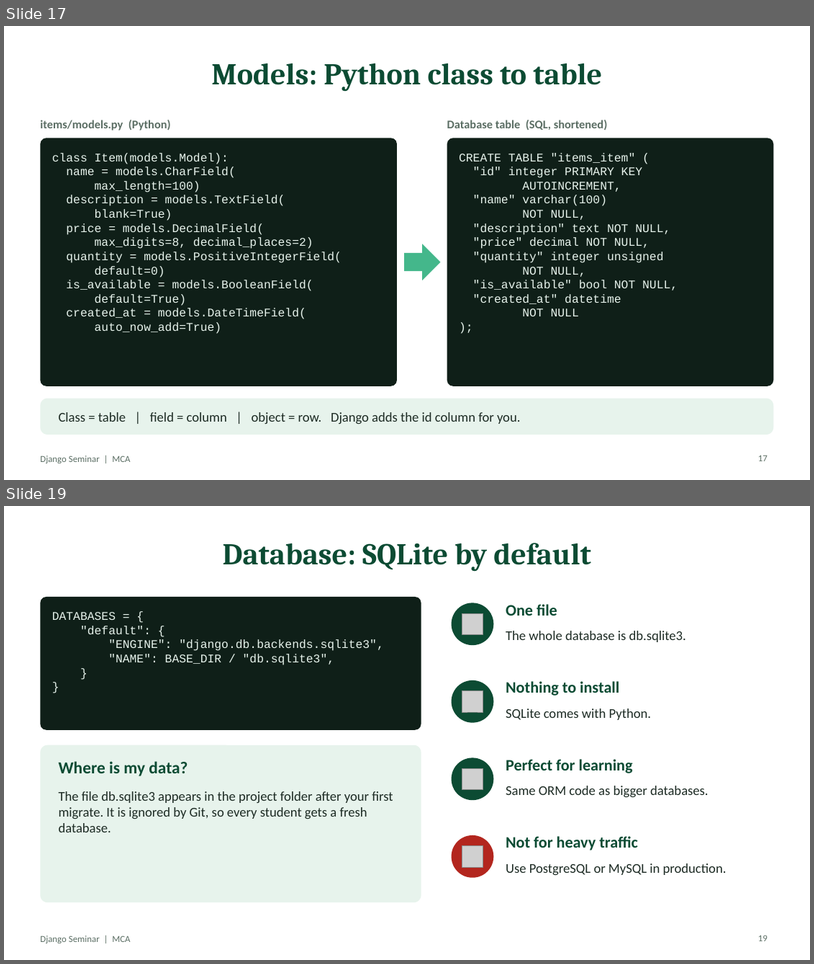
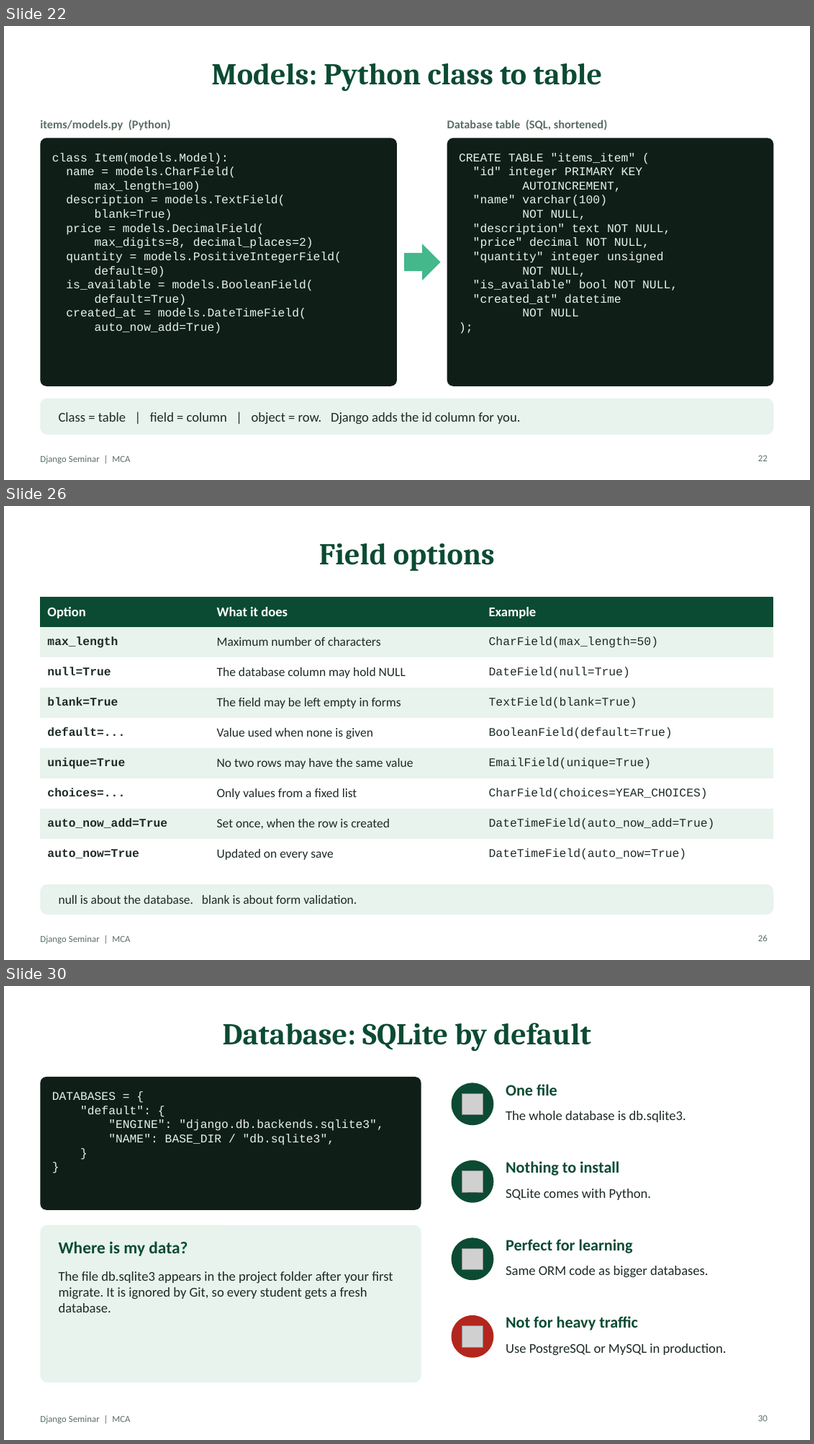
Before and after one commit to MrNihalT/mca, a slide deck: django-seminar/slides/Django-Seminar.pptx. Shown one above the other, each under a label of ours: slides 17 and 19 before the commit, slides 22, 26 and 30 after it; the slides between them are not shown. The pictures are 814x964 and 814x1444 pixels, drawn with LibreOffice and Linux fonts; fonts in the diff are those of the drawing; grey boxes stand for pictures. Boxes give left, top, right and bottom in pixels: in the first picture for what was removed or moved away, otherwise in the second. Text is boxed around its words. In the diff, an @@ line names an element or a change of style, - is before the commit and + after.

```diff
--- a/django-seminar/slides/Django-Seminar.pptx
+++ b/django-seminar/slides/Django-Seminar.pptx
@@ slide 26 added at (4,506,810,960), background #FFFFFF; not listed: 1 template element that a slide beside it also shows @@
@@ title added at (319,543,495,571), 36 pt, text #0C4B33, bold @@
+Field options
@@ table added at (40,597,774,862), 9 rows, 3 columns @@
+Option | What it does | Example
+max_length | Maximum number of characters | CharField(max_length=50)
+null=True | The database column may hold NULL | DateField(null=True)
+blank=True | The field may be left empty in forms | TextField(blank=True)
+default=... | Value used when none is given | BooleanField(default=True)
+unique=True | No two rows may have the same value | EmailField(unique=True)
+choices=... | Only values from a fixed list | CharField(choices=YEAR_CHOICES)
+auto_now_add=True | Set once, when the row is created | DateTimeField(auto_now_add=True)
+auto_now=True | Updated on every save | DateTimeField(auto_now=True)
@@ rounded rectangle added at (40,884,774,914), fill #E7F3EC @@
@@ text added at (59,895,357,903), 15 pt, text #1D2B24 @@
+null is about the database. blank is about form validation.
@@ page number added at (759,934,768,941), 11 pt, text #5B6E64 @@
+26
@@ what was slide 17 is now slide 22 @@
@@ page number at (759,454,768,461): text changed @@
-17
+22
@@ what was slide 19 is now slide 30 @@
@@ page number at (759,1414,768,1421): text changed @@
-19
+30
```
Also in this commit, not shown: 32 other slides added, 1 slide removed, 1 other file.
